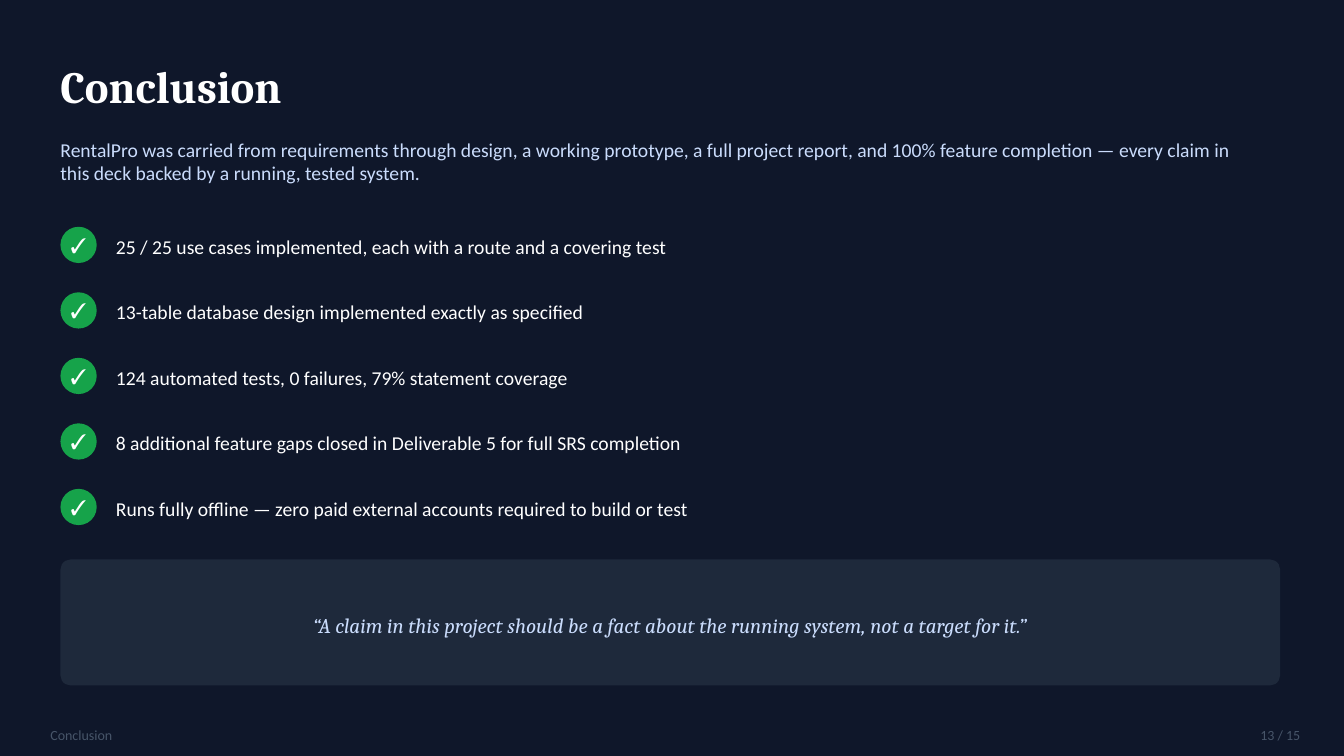
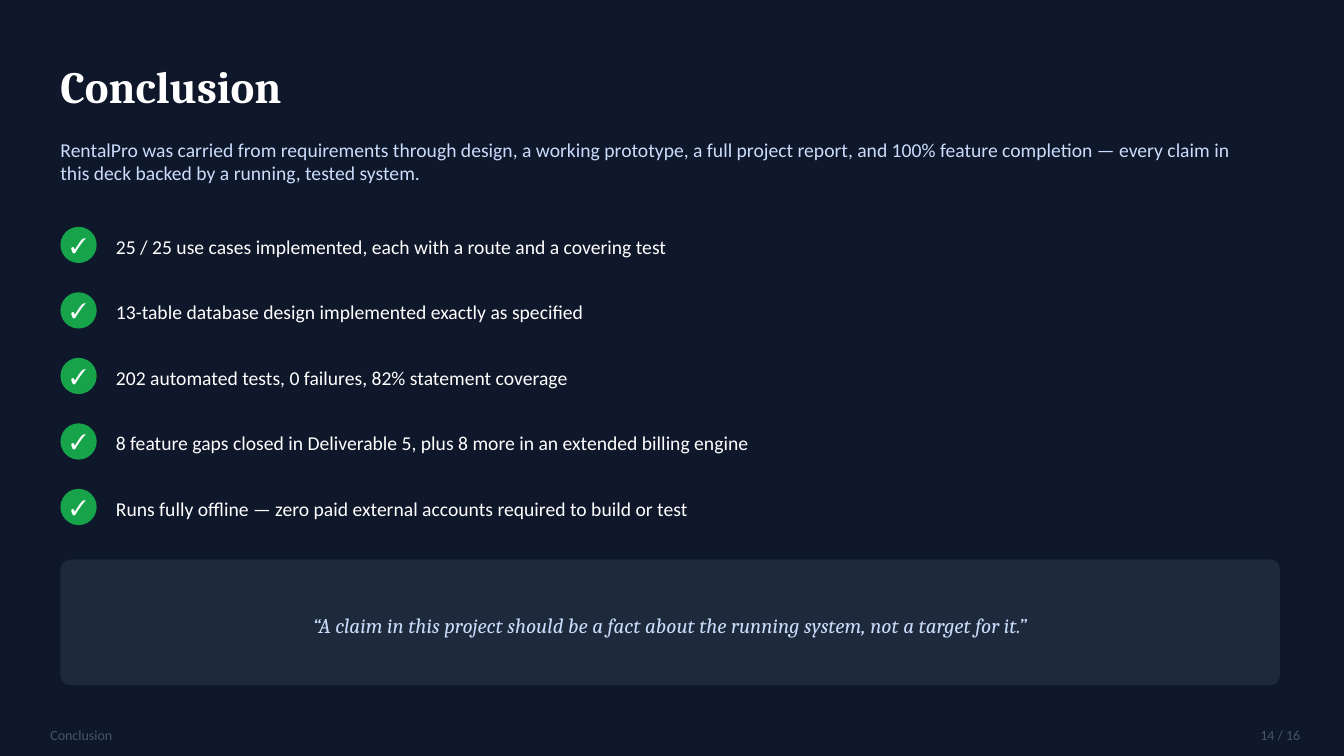
Before and after one commit to Abdur-lab/github-slideshow, a slide deck: slide 14 of docs/ABDURRAHMAAN_IT401_DEL_6_PRESENTATION.pptx (slide 13 before the commit). Drawn at 1344x756 pixels with LibreOffice and Linux fonts; fonts in the diff are those of the drawing. Boxes give left, top, right and bottom in pixels: in the first picture for what was removed or moved away, otherwise in the second. Text is boxed around its words. In the diff, an @@ line names an element or a change of style, - is before the commit and + after.

```diff
--- a/docs/ABDURRAHMAAN_IT401_DEL_6_PRESENTATION.pptx
+++ b/docs/ABDURRAHMAAN_IT401_DEL_6_PRESENTATION.pptx
@@ text at (x1=116, y1=371, x2=568, y2=389): text changed @@
-124 automated tests, 0 failures, 79% statement coverage
+202 automated tests, 0 failures, 82% statement coverage
@@ text at (x1=116, y1=436, x2=748, y2=454): text changed @@
-8 additional feature gaps closed in Deliverable 5 for full SRS completion
+8 feature gaps closed in Deliverable 5, plus 8 more in an extended billing engine
@@ text at (x1=1260, y1=731, x2=1300, y2=740): text changed @@
-13 / 15
+14 / 16
```
Also in this commit, not shown: 13 other slides changed, 1 slide added, 3 other files.
